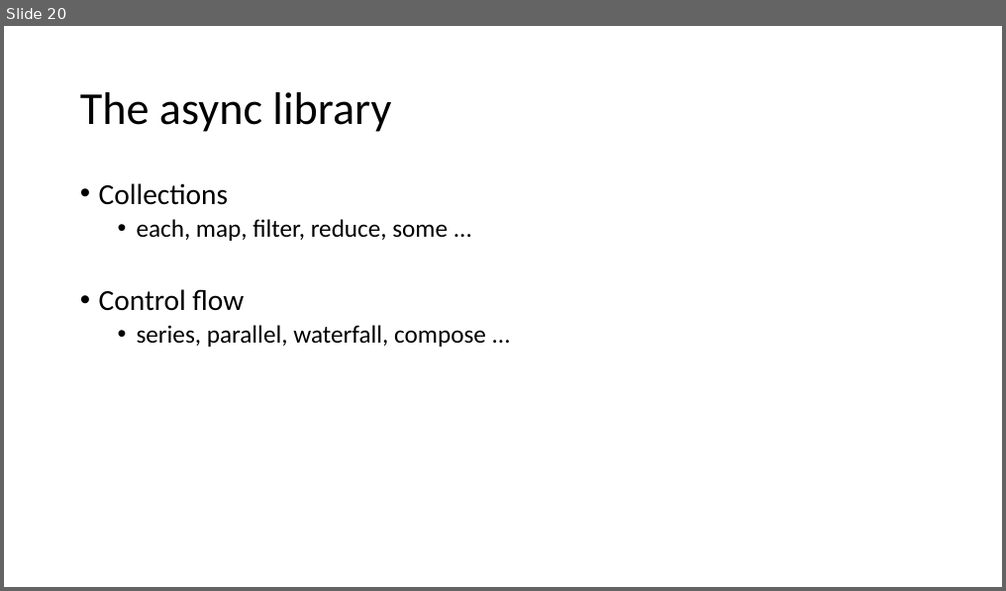
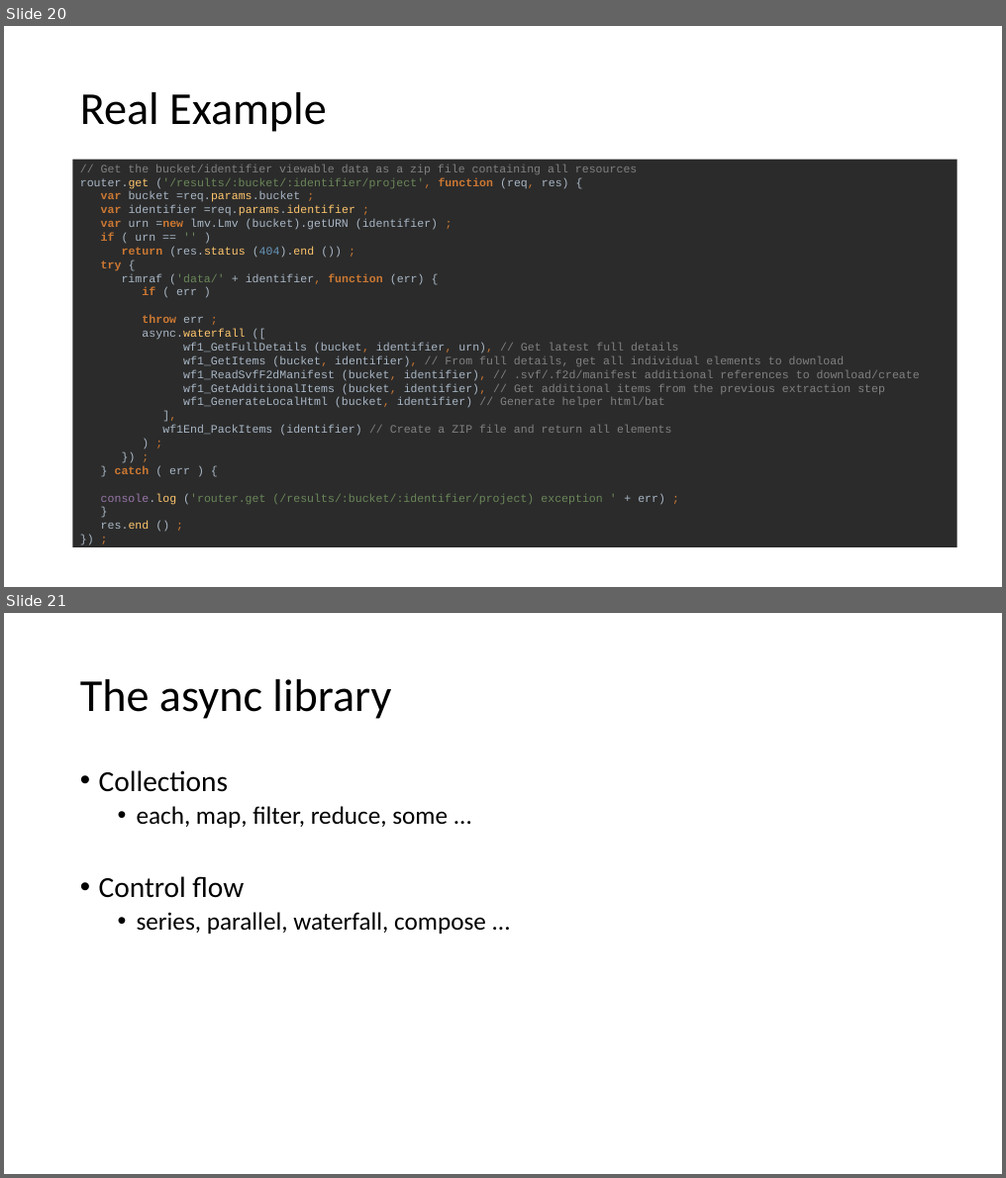
Before and after one commit to cyrillef/node.js-Devcon5, a slide deck: Node.pptx. Shown one above the other, each under a label of ours: slide 20 before the commit, slides 20 and 21 after it. The pictures are 1006x591 and 1006x1178 pixels, drawn with LibreOffice and Linux fonts; fonts in the diff are those of the drawing. Boxes give left, top, right and bottom in pixels: in the first picture for what was removed or moved away, otherwise in the second. Text is boxed around its words. In the diff, an @@ line names an element or a change of style, - is before the commit and + after.

Commit message:
update

```diff
--- a/Node.pptx
+++ b/Node.pptx
@@ slide 20 added at (4, 26, 1002, 587), background #FFFFFF @@
@@ title added at (80, 92, 327, 132), 44 pt, text #000000 @@
+Real Example
@@ text added at (73, 156, 957, 551), fill #2B2B2B, 11 pt, text #A9B7C6 @@
+// Get the bucket/identifier viewable data as a zip file containing all resources
+router.get ('/results/:bucket/:identifier/project', function (req, res) {
+var bucket =req.params.bucket ;
+var identifier =req.params.identifier ;
+var urn =new lmv.Lmv (bucket).getURN (identifier) ;
+if ( urn == '' )
+return (res.status (404).end ()) ;
+try {
+rimraf ('data/' + identifier, function (err) {
+if ( err )
+throw err ;
+async.waterfall ([
+wf1_GetFullDetails (bucket, identifier, urn), // Get latest full details
+wf1_GetItems (bucket, identifier), // From full details, get all individual elements to download
+wf1_ReadSvfF2dManifest (bucket, identifier), // .svf/.f2d/manifest additional references to download/create
+wf1_GetAdditionalItems (bucket, identifier), // Get additional items from the previous extraction step
+wf1_GenerateLocalHtml (bucket, identifier) // Generate helper html/bat
+],
+wf1End_PackItems (identifier) // Create a ZIP file and return all elements
+) ;
+}) ;
+} catch ( err ) {
+console.log ('router.get (/results/:bucket/:identifier/project) exception ' + err) ;
+}
+res.end () ;
+}) ;
@@ what was slide 20 is now slide 21 @@
```
Also in this commit, not shown: 1 slide changed, 1 other slide added.
